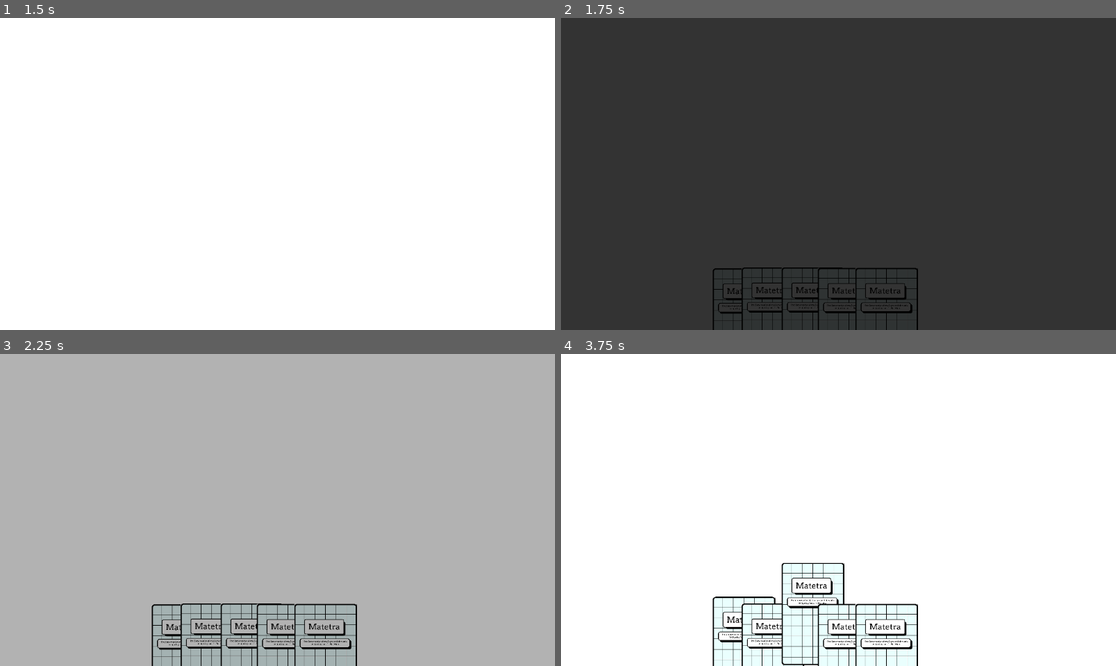
Above: before the commit, frames 1-4 (two rows, left to right).
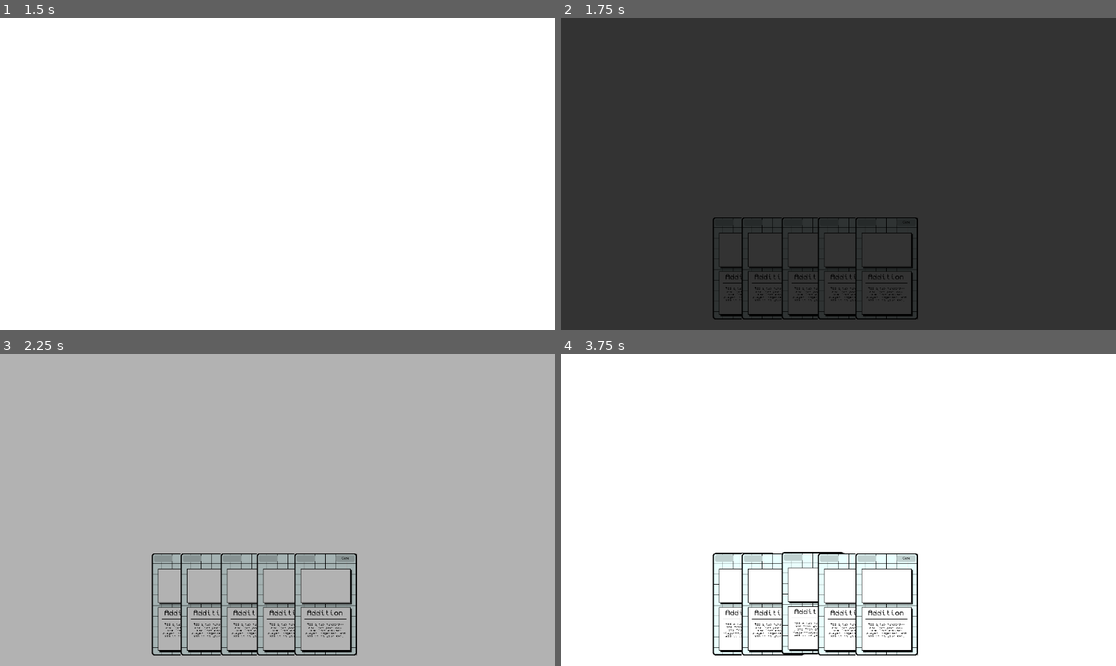
Above: after the commit, the same moments.

Repository: umarbektokyo/matetra
Game: Godot game, scene res://Scenes/main.tscn
The game is run twice, just before and just after one commit, with the same random seed, the same clock (stepped at 60 frames per second) and the same inputs. Video files are missing from this copy of the repository; at most half a second of black plays in their place.
Inputs (mouse positions are in pixels of both pictures, inside the frame that each line leads up to):
- Up to frame 1 (1.5 s): tap Enter (operation) at 0.5, 1.35 s; move the mouse to (399, 158) at 0.52 s; hold Enter (operation) 0.53-1.28 s; tap Space at 1.25 s; move the mouse to (166, 189) at 1.27 s
- Up to frame 2 (1.75 s): no input
- Up to frame 3 (2.25 s): move the mouse to (183, 656) at 2.02 s; hold Enter (operation) from 2.03 s (still down)
- Up to frame 4 (3.75 s): move the mouse to (771, 653) at 2.77 s; release Enter (operation) at 2.78 s; tap Enter (operation) at 2.85 s; move the mouse to (810, 653) at 3.52 s; hold Enter (operation) from 3.53 s (still down)

Frame 1 is identical in both runs. In frame 2, 2.2% of the frame differs, in the area x 27-65%, y 63-100%; in frame 3, 4.2%; in frame 4, 4.9%.

Commit message:
Implemented Card Generator
Implemented the card generator into the card.tscn scene. Changed the y value of the cards in first_scene.tscn, and found a bug with the collision shape moving away from the mouse, hence stopping the upward motion. I think the solution is stopping the CollisionShape from moving

Diff:
--- a/matetra-godot/Matetra/Scenes/card.tscn
+++ b/matetra-godot/Matetra/Scenes/card.tscn
@@ -1,9 +1,10 @@
-[gd_scene load_steps=6 format=3 uid="uid://b8e2byrx4tayu"]
+[gd_scene load_steps=7 format=3 uid="uid://b8e2byrx4tayu"]
 
 [ext_resource type="Texture2D" uid="uid://bqk6yn5s81hl3" path="res://Assets/Copy of Card v1.png" id="1_0qqmn"]
-[ext_resource type="Script" uid="uid://8xpqivi3pdaf" path="res://Scenes/card.gd" id="2_wf8id"]
+[ext_resource type="PackedScene" uid="uid://6imix0qhjfp3" path="res://Scenes/card_generator.tscn" id="2_eumee"]
+[ext_resource type="Script" uid="uid://8xpqivi3pdaf" path="res://Scripts/card.gd" id="2_wf8id"]
 [ext_resource type="AudioStream" uid="uid://c260qshowdcrq" path="res://CardSFX/ui-sounds-pack-3-7-359721.mp3" id="3_brehn"]
-[ext_resource type="Script" uid="uid://cn8tfbwwc67l" path="res://Scenes/area_2d.gd" id="3_eumee"]
+[ext_resource type="Script" uid="uid://cn8tfbwwc67l" path="res://Scripts/area_2d.gd" id="3_eumee"]
 
 [sub_resource type="RectangleShape2D" id="RectangleShape2D_gmcdd"]
 size = Vector2(650.0001, 1060.0002)
@@ -12,6 +13,9 @@
 scale = Vector2(0.2, 0.2)
 texture = ExtResource("1_0qqmn")
 script = ExtResource("2_wf8id")
+
+[node name="Card_generator" parent="." instance=ExtResource("2_eumee")]
+scale = Vector2(0.99999994, 0.99999994)
 
 [node name="Area2D" type="Area2D" parent="."]
 z_index = 1
--- a/matetra-godot/Matetra/Scenes/card_generator.tscn
+++ b/matetra-godot/Matetra/Scenes/card_generator.tscn
@@ -7,7 +7,7 @@
 [node name="Card_generator" type="Node2D"]
 script = ExtResource("1_fk6l7")
 
-[node name="CardPNG" type="Sprite2D" parent="."]
+[node name="CopyOfCardV1(2)" type="Sprite2D" parent="."]
 texture = ExtResource("2_x47u2")
 
 [node name="Title" type="RichTextLabel" parent="."]
@@ -35,6 +35,3 @@
 theme_override_font_sizes/normal_font_size = 30
 text = "Information (176)"
 horizontal_alignment = 1
-
-[node name="Camera2D" type="Camera2D" parent="."]
-zoom = Vector2(0.5, 0.5)
--- a/matetra-godot/Matetra/Scenes/first_scene.tscn
+++ b/matetra-godot/Matetra/Scenes/first_scene.tscn
@@ -5,16 +5,16 @@
 [node name="FirstScene" type="Node2D"]
 
 [node name="Sprite2D" parent="." instance=ExtResource("1_fhmhh")]
-position = Vector2(379.9, 626.30005)
+position = Vector2(379.9, 520)
 
 [node name="Sprite2D2" parent="." instance=ExtResource("1_fhmhh")]
-position = Vector2(439.9, 624.3)
+position = Vector2(439.9, 520)
 
 [node name="Sprite2D3" parent="." instance=ExtResource("1_fhmhh")]
-position = Vector2(522.89996, 624.3)
+position = Vector2(522.89996, 520)
 
 [node name="Sprite2D4" parent="." instance=ExtResource("1_fhmhh")]
-position = Vector2(597.89996, 625.3)
+position = Vector2(597.89996, 520)
 
 [node name="Sprite2D5" parent="." instance=ExtResource("1_fhmhh")]
-position = Vector2(675.89996, 625.3)
+position = Vector2(675.89996, 520)
--- a/matetra-godot/Matetra/project.godot
+++ b/matetra-godot/Matetra/project.godot
@@ -21,7 +21,7 @@
 Global="*res://Scripts/global.gd"
 GlobalController="*res://Scripts/global_controller.gd"
 MatetraAPI="*res://matetra_godot_api.gd"
-CardAPI="*res://card_api.gd"
+CardAPI="*res://Scripts/card_api.gd"
 
 [input]
 
Renamed: matetra-godot/Matetra/Scenes/area_2d.gd -> matetra-godot/Matetra/Scripts/area_2d.gd
Renamed: matetra-godot/Matetra/Scenes/area_2d.gd.uid -> matetra-godot/Matetra/Scripts/area_2d.gd.uid
Renamed: matetra-godot/Matetra/Scenes/card.gd -> matetra-godot/Matetra/Scripts/card.gd
Renamed: matetra-godot/Matetra/Scenes/card.gd.uid -> matetra-godot/Matetra/Scripts/card.gd.uid
Renamed: matetra-godot/Matetra/card_api.gd -> matetra-godot/Matetra/Scripts/card_api.gd
Renamed: matetra-godot/Matetra/card_api.gd.uid -> matetra-godot/Matetra/Scripts/card_api.gd.uid
